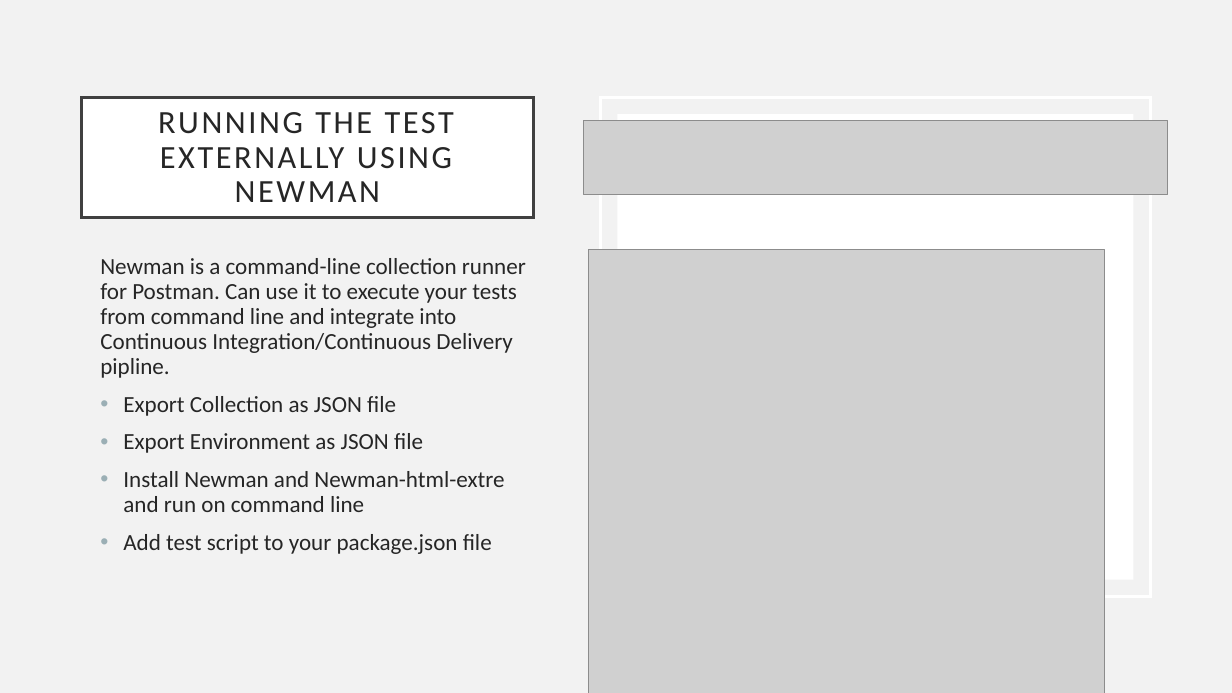
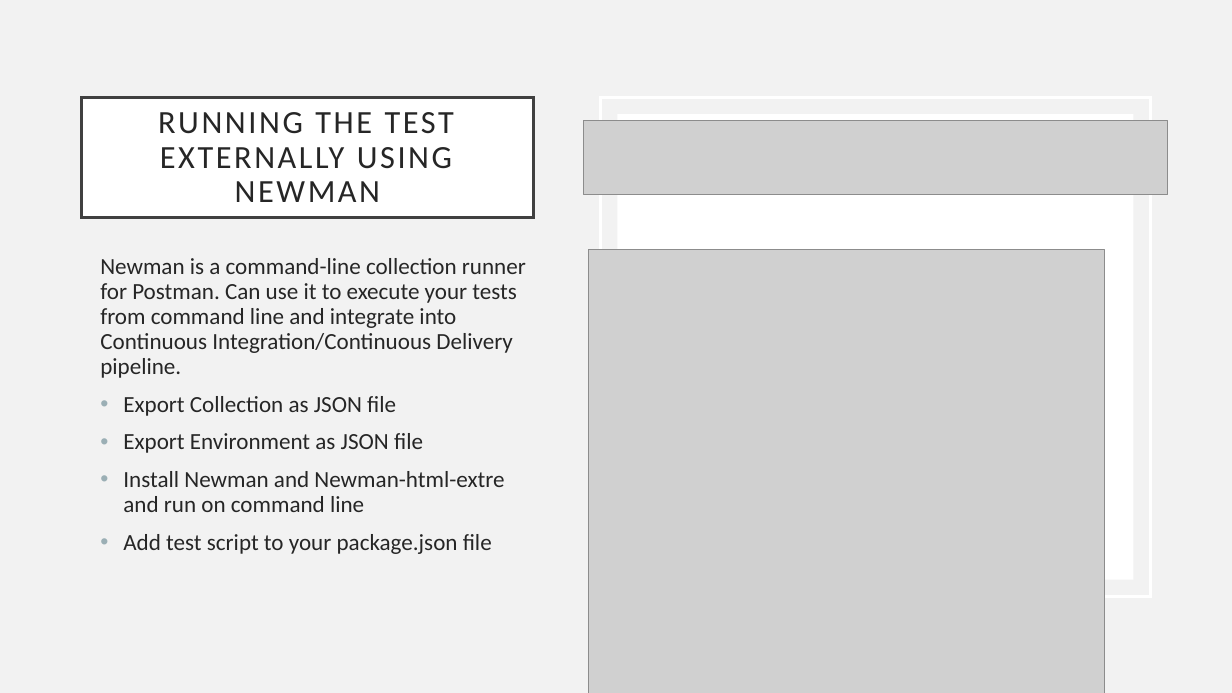
Before and after one commit to diarmuidoconnor/ewd-module-2025, a slide deck: slide 23 of topic12/talk-1/Testing-Web-APIs.pptx. Drawn at 1232x693 pixels with LibreOffice and Linux fonts; fonts in the diff are those of the drawing; grey boxes stand for pictures. Boxes give left, top, right and bottom in pixels: in the first picture for what was removed or moved away, otherwise in the second. Text is boxed around its words. In the diff, an @@ line names an element or a change of style, - is before the commit and + after.

```diff
--- a/topic12/talk-1/Testing-Web-APIs.pptx
+++ b/topic12/talk-1/Testing-Web-APIs.pptx
@@ text at <box>100,258,526,378</box>: text changed @@
-Newman is a command-line collection runner for Postman. Can use it to execute your tests from command line and integrate into Continuous Integration/Continuous Delivery pipline.
+Newman is a command-line collection runner for Postman. Can use it to execute your tests from command line and integrate into Continuous Integration/Continuous Delivery pipeline.
```
Also in this commit, not shown: 4 other slides changed, 6 other files.
